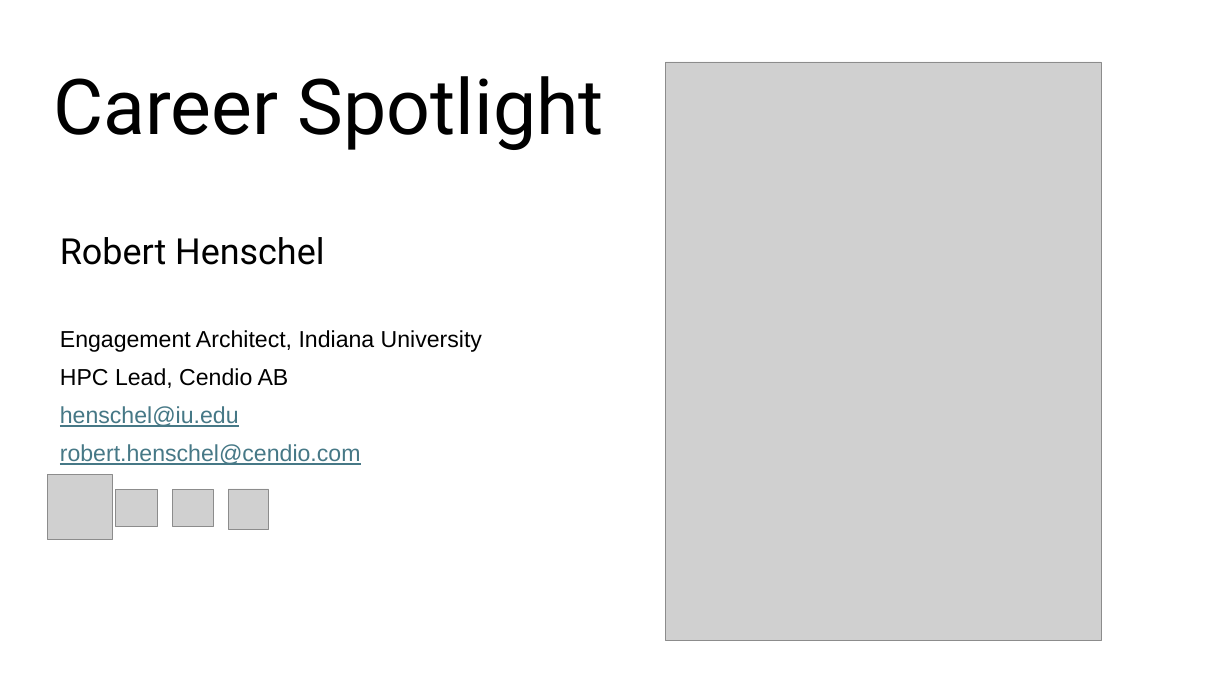
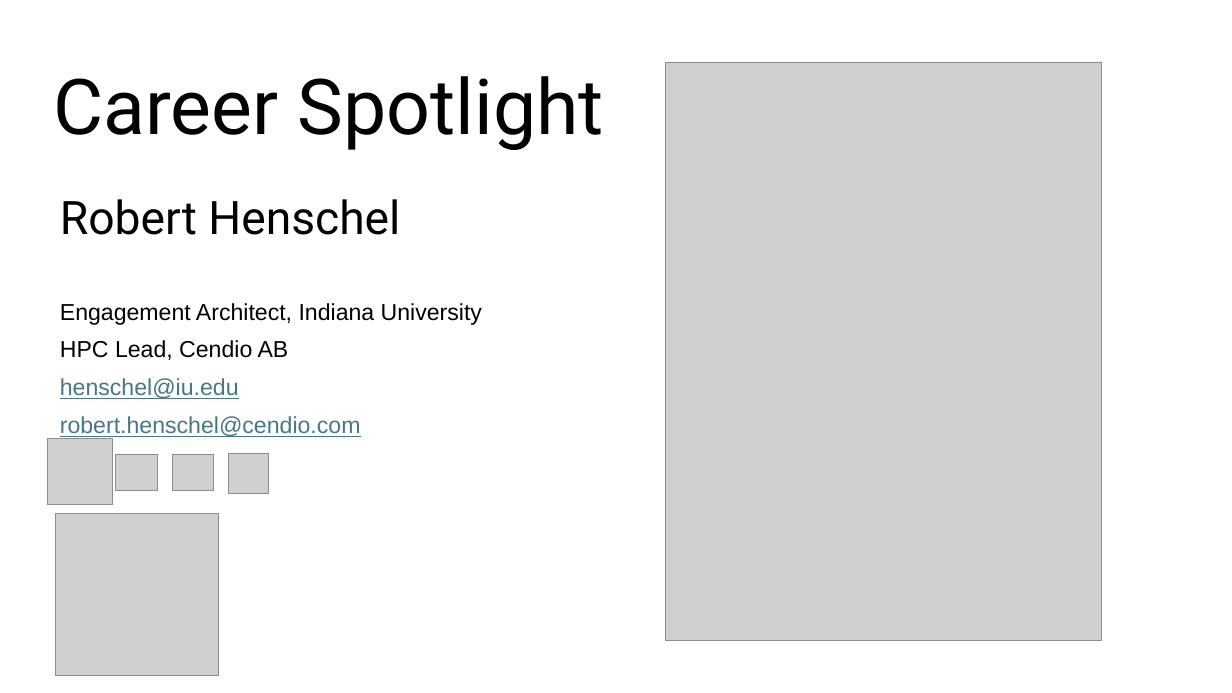
Before and after one commit to access-ci-org/Operations-STEP-2026, a slide deck: slide 1 of CareerSpotlights/RobertHenschel.pptx. Drawn at 1232x693 pixels with LibreOffice and Linux fonts; fonts in the diff are those of the drawing; grey boxes stand for pictures. Boxes give left, top, right and bottom in pixels: in the first picture for what was removed or moved away, otherwise in the second. Text is boxed around its words. In the diff, an @@ line names an element or a change of style, - is before the commit and + after.

Commit message:
Update Robert slides

```diff
--- a/CareerSpotlights/RobertHenschel.pptx
+++ b/CareerSpotlights/RobertHenschel.pptx
@@ subtitle "Robert Henschel": place and size @@
-subtitle "Robert Henschel" at (60, 237, 482, 465)
+subtitle "Robert Henschel" at (60, 199, 482, 439)
@@ subtitle at (60, 199, 400, 235): size 28 to 36 pt in "Robert Henschel" @@
@@ 4 pictures: place and size @@
-4 pictures at (47, 475, 269, 541)
+4 pictures at (47, 439, 269, 505)
@@ picture added at (55, 513, 218, 676) @@
```
Also in this commit, not shown: 3 other slides changed.
